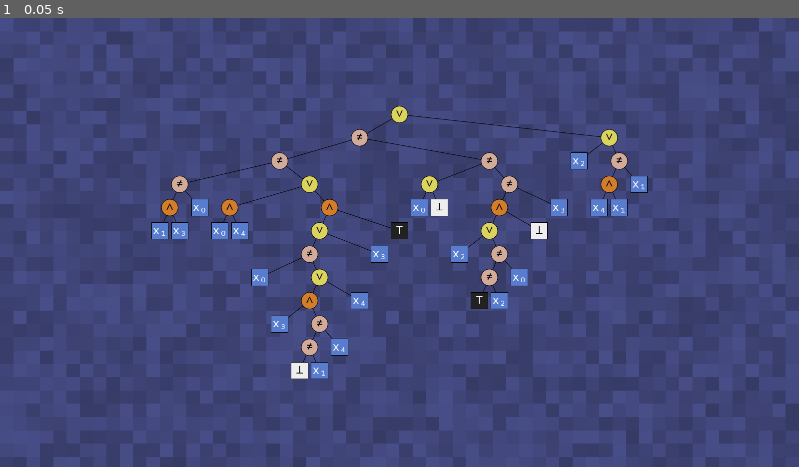
Above: before the commit, frame 1.
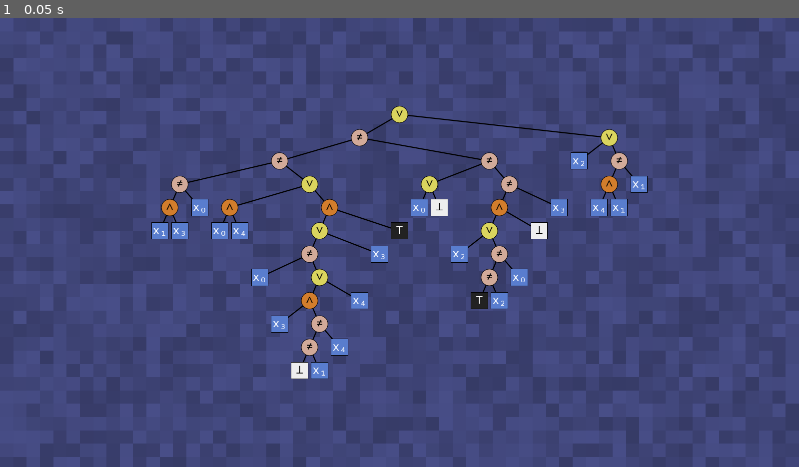
Above: after the commit, the same moment.

Repository: tangentstorm/fnarbmlyx
Game: Godot game, scene res://ASTNodeDemo.tscn
Two runs of this game, one before a commit and one after it. Both use one fixed random seed, a clock stepped at 60 frames per second and the inputs below.
Inputs:
- Up to frame 1 (0.05 s): no input

The runs differ from the first frame. In frame 1, 0.4% of the frame differs, in the area x 20-80%, y 21-77%.

Commit message:
ASTNode: make edge lines bolder

Diff:
--- a/ASTNode.gd
+++ b/ASTNode.gd
@@ -79,7 +79,7 @@
 	var radius = rect_min_size.x * 0.5
 
 	for c in get_children():
-		draw_line(center, c.rect_position + c.link_point(0), Color.black, 1, true)
+		draw_line(center, c.rect_position + c.link_point(0), Color.black, 1.5, true)
 
 	match shape:
 		SHAPE.RECT:
